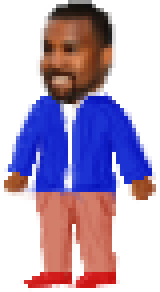
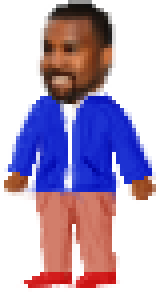
Revision of a layered 160×292 image; what changed, layer by layer:
painted on "Layer" over [40, 156, 112, 180]
